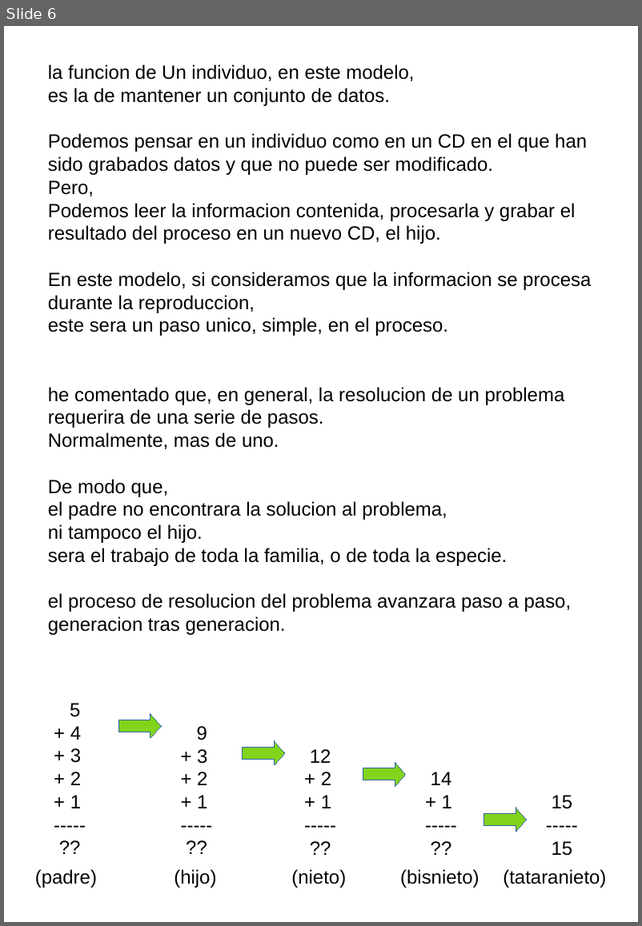
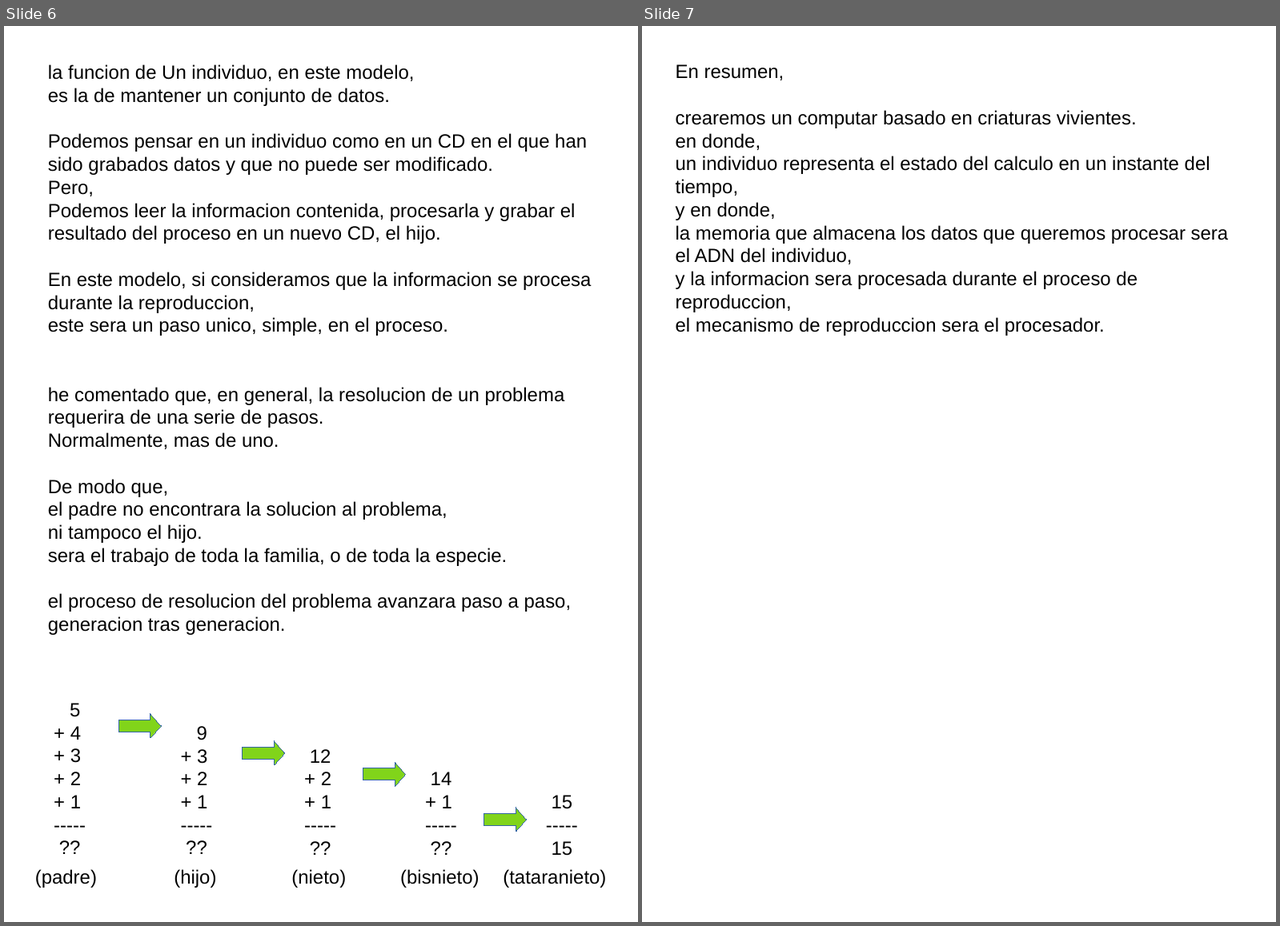
Before and after one commit to fabhrius/La-Cosa, a slide deck: capitulos/Procesamiento de la informacion/Procesamiento de la informacion.odp. Shown side by side, each under a label of ours: slide 6 before the commit, slides 6 and 7 after it. The pictures are 642x926 and 1280x926 pixels, drawn with LibreOffice and Linux fonts; fonts in the diff are those of the drawing. Boxes give left, top, right and bottom in pixels: in the first picture for what was removed or moved away, otherwise in the second. Text is boxed around its words. In the diff, an @@ line names an element or a change of style, - is before the commit and + after.

```diff
--- a/capitulos/Procesamiento de la informacion/Procesamiento de la informacion.odp
+++ b/capitulos/Procesamiento de la informacion/Procesamiento de la informacion.odp
@@ slide 7 added at (642, 26, 1276, 922), background #FFFFFF @@
@@ text added at (676, 64, 1228, 332), 18 pt, text #000000 @@
+En resumen,
+crearemos un computar basado en criaturas vivientes.
+en donde,
+un individuo representa el estado del calculo en un instante del tiempo,
+y en donde,
+la memoria que almacena los datos que queremos procesar sera el ADN del individuo,
+y la informacion sera procesada durante el proceso de reproduccion,
+el mecanismo de reproduccion sera el procesador.
```
Also in this commit, not shown: 1 slide changed, 1 slide removed, 5 other files.
